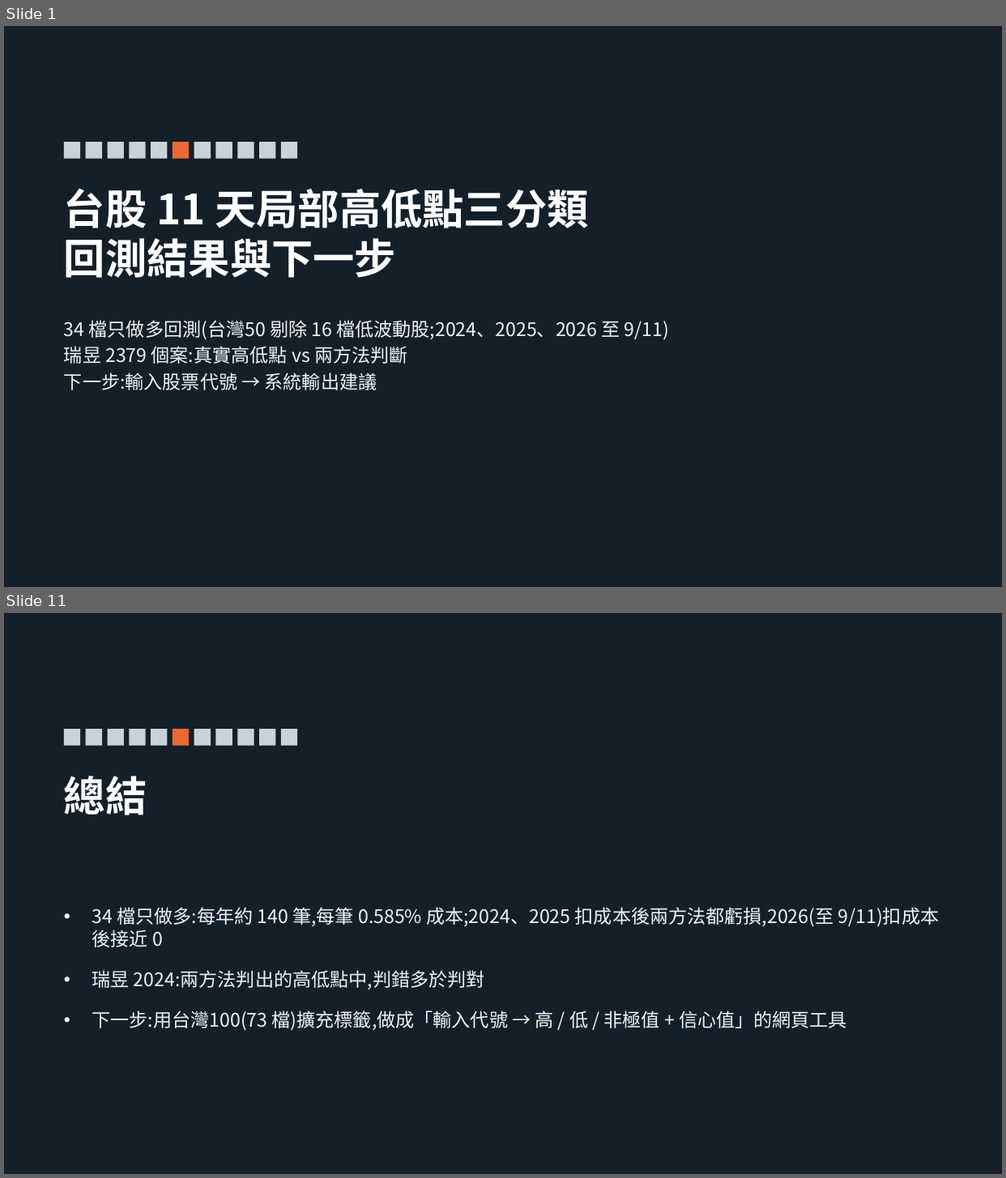
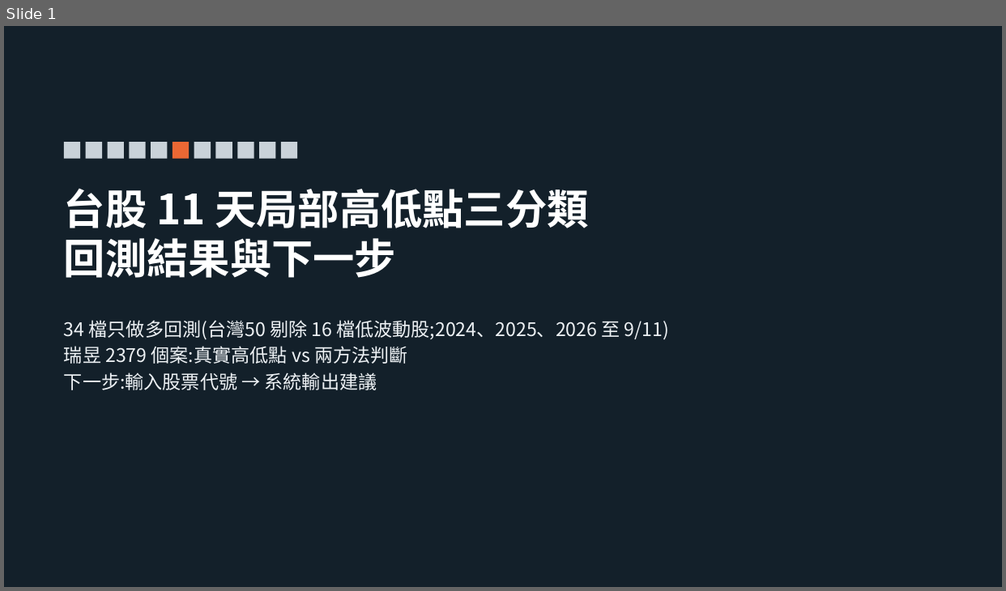
Before and after one commit to alextixu/fcukproject, a slide deck: method_kline_peak/report/kline_peak_report.pptx. Shown one above the other, each under a label of ours: slides 1 and 11 before the commit, slide 1 after it; the slides between them are not shown. The pictures are 1006x1178 and 1006x591 pixels, drawn with LibreOffice and Linux fonts; fonts in the diff are those of the drawing. Boxes give left, top, right and bottom in pixels: in the first picture for what was removed or moved away, otherwise in the second. Text is boxed around its words. In the diff, an @@ line names an element or a change of style, - is before the commit and + after.

```diff
--- a/method_kline_peak/report/kline_peak_report.pptx
+++ b/method_kline_peak/report/kline_peak_report.pptx
@@ slide 11 removed at box(4, 613, 1002, 1174), background #13202A; not listed: 11 template elements that a slide beside it also shows @@
@@ title removed at box(64, 776, 147, 815) @@
-總結
@@ text removed at box(92, 907, 940, 1031) @@
-• 34 檔只做多:每年約 140 筆,每筆 0.585% 成本;2024、2025 扣成本後兩方法都虧損,2026(至 9/11)扣成本後接近 0
-• 瑞昱 2024:兩方法判出的高低點中,判錯多於判對
-• 下一步:用台灣100(73 檔)擴充標籤,做成「輸入代號 → 高 / 低 / 非極值 + 信心值」的網頁工具
```
Also in this commit, not shown: 5 slides changed, 4 other slides removed, 1 other file.
